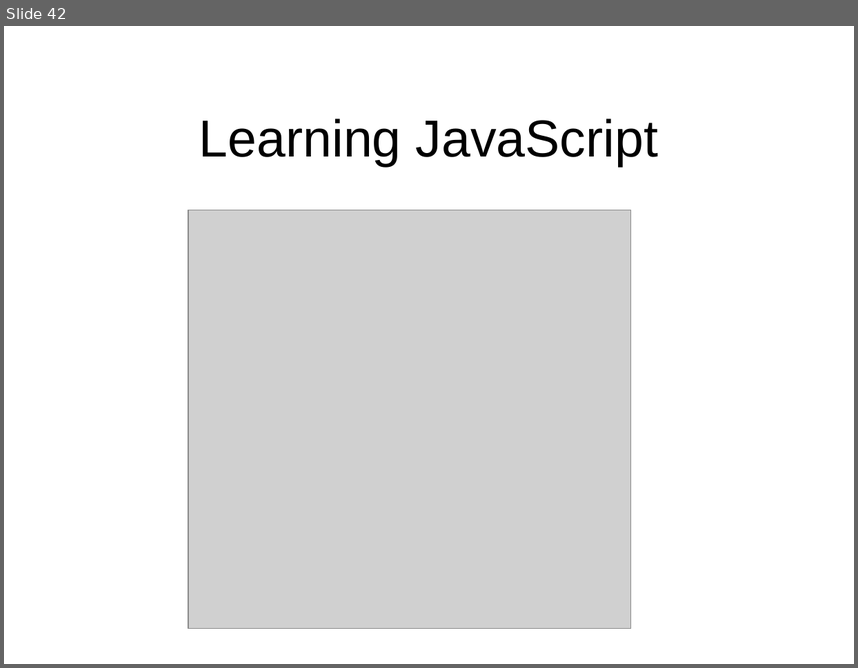
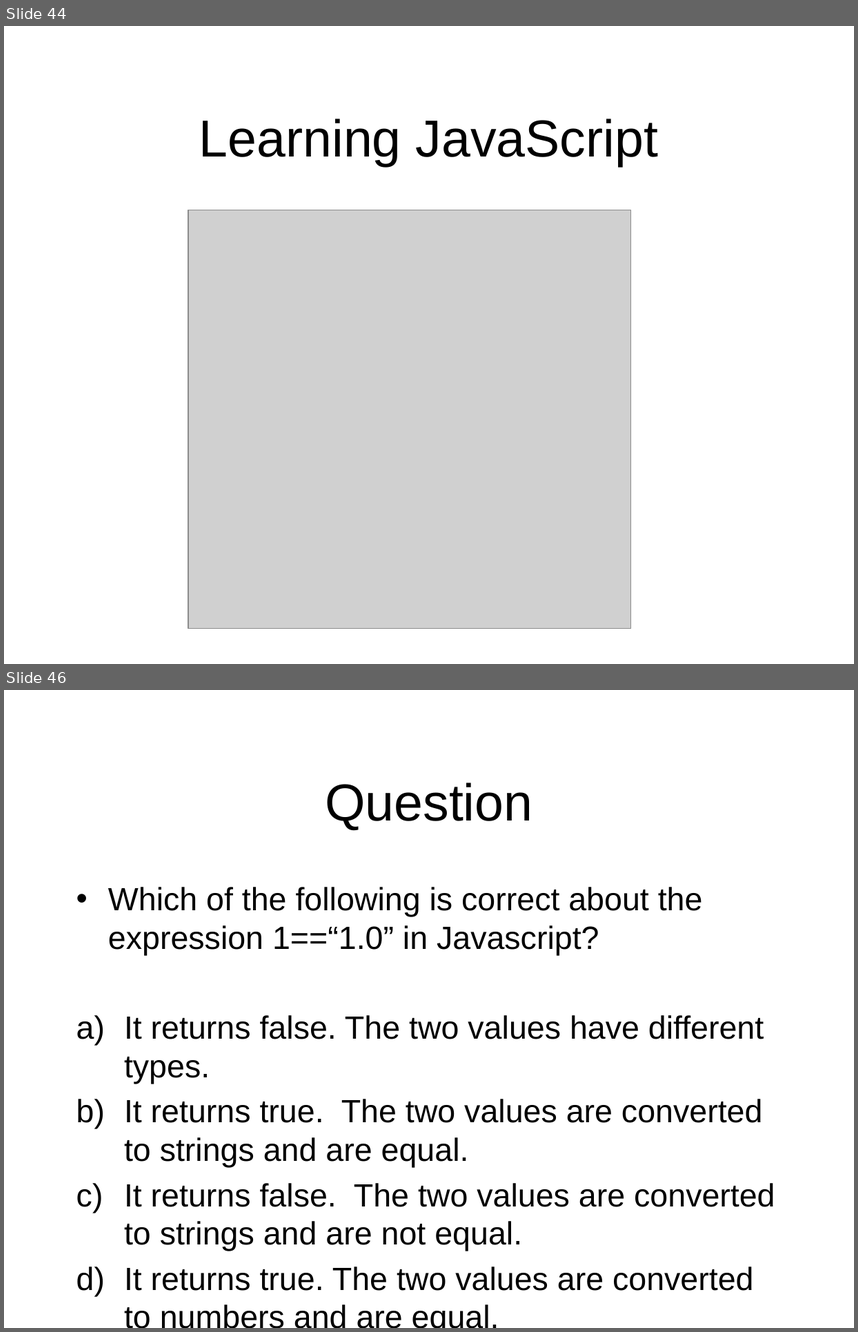
Before and after one commit to octaviordz/zjnu2017.github.io, a slide deck: WAD/lectures/100--Javascript.Syntax.pptx. Shown one above the other, each under a label of ours: slide 42 before the commit, slides 44 and 46 after it; the slides between them are not shown. The pictures are 858x668 and 858x1332 pixels, drawn with LibreOffice and Linux fonts; fonts in the diff are those of the drawing; grey boxes stand for pictures. Boxes give left, top, right and bottom in pixels: in the first picture for what was removed or moved away, otherwise in the second. Text is boxed around its words. In the diff, an @@ line names an element or a change of style, - is before the commit and + after.

```diff
--- a/WAD/lectures/100--Javascript.Syntax.pptx
+++ b/WAD/lectures/100--Javascript.Syntax.pptx
@@ slide 46 added at (x1=4, y1=690, x2=854, y2=1328), background #FFFFFF @@
@@ title added at (x1=325, y1=782, x2=533, y2=830), 44 pt, text #000000 @@
+Question
@@ text added at (x1=108, y1=887, x2=775, y2=1290), 27.2 pt, text #000000 @@
+• Which of the following is correct about the expression 1==“1.0” in Javascript?
+a) It returns false. The two values have different types.
+b) It returns true. The two values are converted to strings and are equal.
+c) It returns false. The two values are converted to strings and are not equal.
+d) It returns true. The two values are converted to numbers and are equal.
@@ what was slide 42 is now slide 44 @@
```
Also in this commit, not shown: 4 other slides added, 2 other files.
